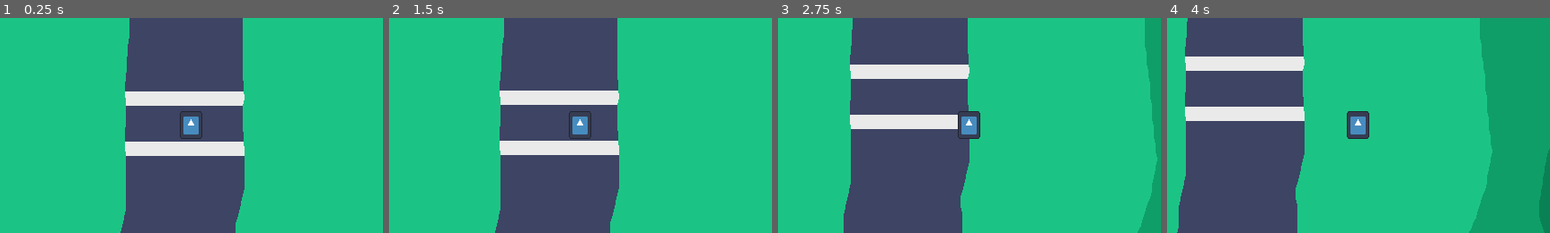
Above: before the commit, frames 1-4 (left to right).
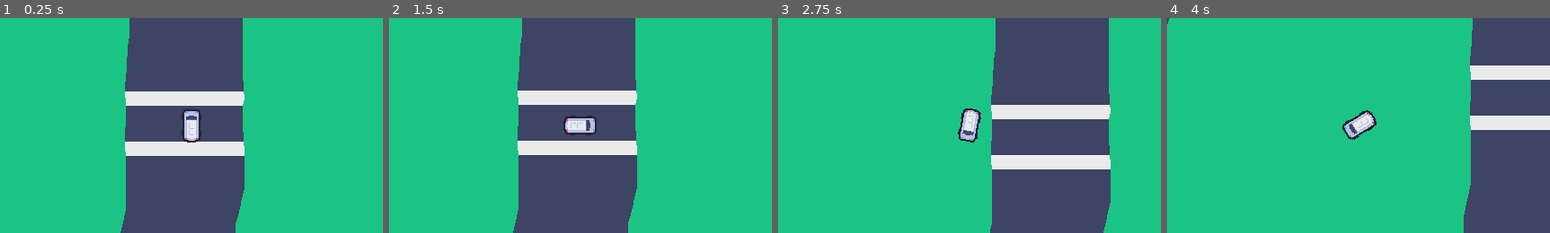
Above: after the commit, the same moments.

Repository: grace125/u-haul_u-surper
Game: Godot game, scene res://src/racetracks/testing_track.tscn
Two runs of this game, one before a commit and one after it. Both use one fixed random seed, a clock stepped at 60 frames per second and the inputs below. The engine's default icon, where the game draws it, is replaced by a stand-in: a white triangle on a blue panel in a dark square.
Inputs:
- Up to frame 1 (0.25 s): no input
- Up to frame 2 (1.5 s): tap Enter at 0.5 s; hold Right (Right) 0.53-1.28 s; hold S (Backward) from 1.28 s (still down)
- Up to frame 3 (2.75 s): release S (Backward) at 2.03 s; hold Right (Right) from 2.03 s (still down)
- Up to frame 4 (4 s): release Right (Right) at 2.78 s; hold Up (Forward) 2.78-3.53 s; hold A (Left) from 3.53 s (still down)

The runs differ from the first frame. In frame 1, 0.8% of the frame differs, in the area x 46-53%, y 42-58%; in frame 2, 10%; in frame 3, 64%, in the area x 17-100%, y 0-100%; in frame 4, 52%.

Commit message:
Add asset to car; change car control

Diff:
--- a/src/car/car.gd
+++ b/src/car/car.gd
@@ -1,7 +1,25 @@
 class_name Car extends RigidBody2D
 
-@export var speed = 40
+@export var speed = 1.0
+@export var steering = 1.0
+
+func _ready():
+	$AnimatedSprite2D.play("default")
 
 func _physics_process(delta):
 	var input_direction: Vector2 = Input.get_vector("Left", "Right", "Forward", "Backward")
-	apply_central_force(input_direction * speed)
+	var torque = input_direction.x
+	var f = input_direction.y
+	var rotation_direction = Vector2(0.0, 1.0).rotated(rotation)
+	if torque != 0.0:
+		apply_torque(torque * 5000000.0 * steering)
+
+	if f != 0.0:
+		apply_central_force(speed * 800000 * rotation_direction * f)
+
+
+
+
+func _process(delta):
+
+	$AnimatedSprite2D.speed_scale = linear_velocity.length()
--- a/src/car/car.tscn
+++ b/src/car/car.tscn
@@ -1,20 +1,61 @@
-[gd_scene load_steps=4 format=3 uid="uid://cysr2jfgo5j8w"]
+[gd_scene load_steps=9 format=3 uid="uid://cysr2jfgo5j8w"]
 
-[ext_resource type="Texture2D" uid="uid://csshft7po20up" path="res://icon.svg" id="1_01bk3"]
 [ext_resource type="Script" path="res://src/car/car.gd" id="1_axwkm"]
+[ext_resource type="Texture2D" uid="uid://cgxp06n32gh3w" path="res://assets/car/car.png" id="2_68pb2"]
+
+[sub_resource type="AtlasTexture" id="AtlasTexture_bcu0u"]
+atlas = ExtResource("2_68pb2")
+region = Rect2(0, 0, 32, 48)
+
+[sub_resource type="AtlasTexture" id="AtlasTexture_u86m5"]
+atlas = ExtResource("2_68pb2")
+region = Rect2(32, 0, 32, 48)
+
+[sub_resource type="AtlasTexture" id="AtlasTexture_7nf5k"]
+atlas = ExtResource("2_68pb2")
+region = Rect2(64, 0, 32, 48)
+
+[sub_resource type="AtlasTexture" id="AtlasTexture_s4uwx"]
+atlas = ExtResource("2_68pb2")
+region = Rect2(96, 0, 32, 48)
+
+[sub_resource type="SpriteFrames" id="SpriteFrames_swnrl"]
+animations = [{
+"frames": [{
+"duration": 1.0,
+"texture": SubResource("AtlasTexture_bcu0u")
+}, {
+"duration": 1.0,
+"texture": SubResource("AtlasTexture_u86m5")
+}, {
+"duration": 1.0,
+"texture": SubResource("AtlasTexture_7nf5k")
+}, {
+"duration": 1.0,
+"texture": SubResource("AtlasTexture_s4uwx")
+}],
+"loop": true,
+"name": &"default",
+"speed": 0.2
+}]
 
 [sub_resource type="CapsuleShape2D" id="CapsuleShape2D_5lejn"]
+radius = 13.0
+height = 44.0
 
 [node name="car" type="RigidBody2D"]
+mass = 3628.0
 gravity_scale = 0.0
+linear_damp = 1.0
+angular_damp = 1.0
 script = ExtResource("1_axwkm")
+
+[node name="AnimatedSprite2D" type="AnimatedSprite2D" parent="."]
+position = Vector2(-2.98023e-08, 0)
+sprite_frames = SubResource("SpriteFrames_swnrl")
+frame_progress = 0.134125
 
 [node name="CollisionShape2D" type="CollisionShape2D" parent="."]
 shape = SubResource("CapsuleShape2D_5lejn")
 
-[node name="Sprite2D" type="Sprite2D" parent="."]
-position = Vector2(-0.5, -0.5)
-scale = Vector2(0.195313, 0.242188)
-texture = ExtResource("1_01bk3")
-
 [node name="Camera2D" type="Camera2D" parent="."]
Binary file added: assets/car/car.png
Not shown, added: assets/car/car.png.import
